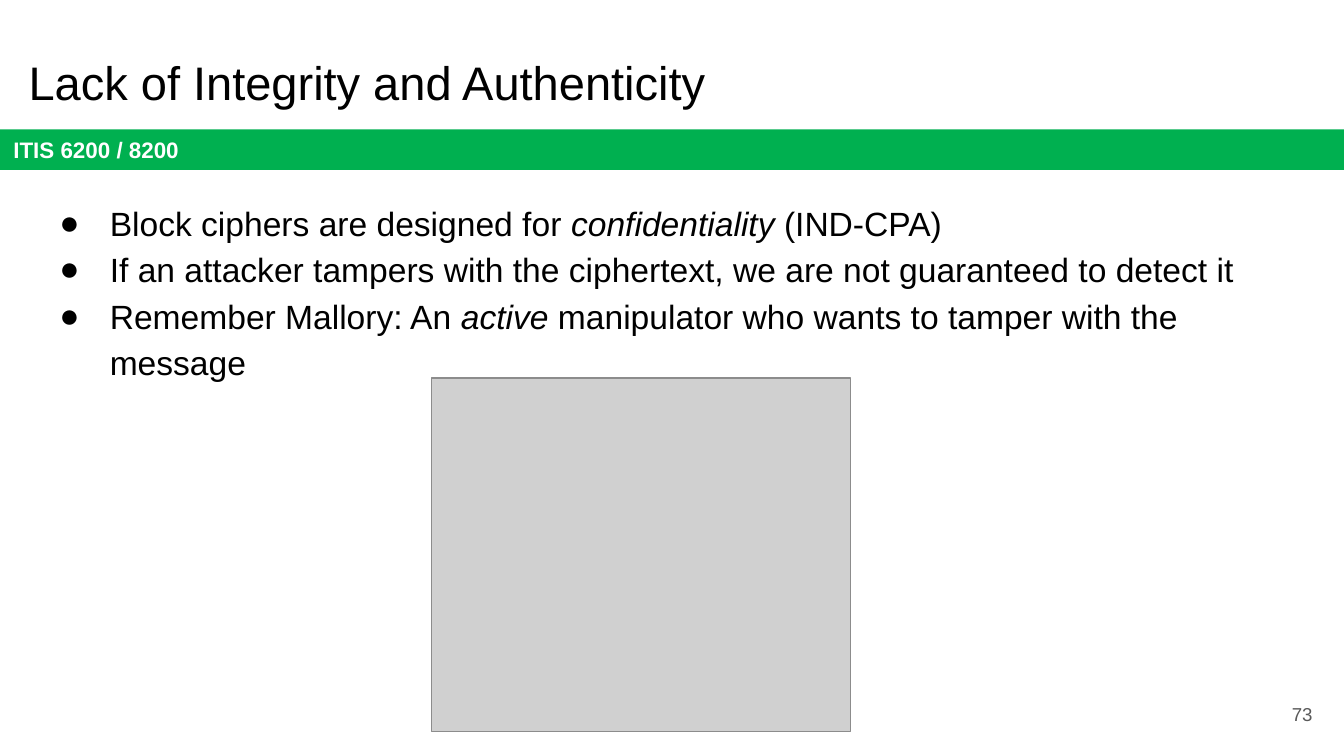
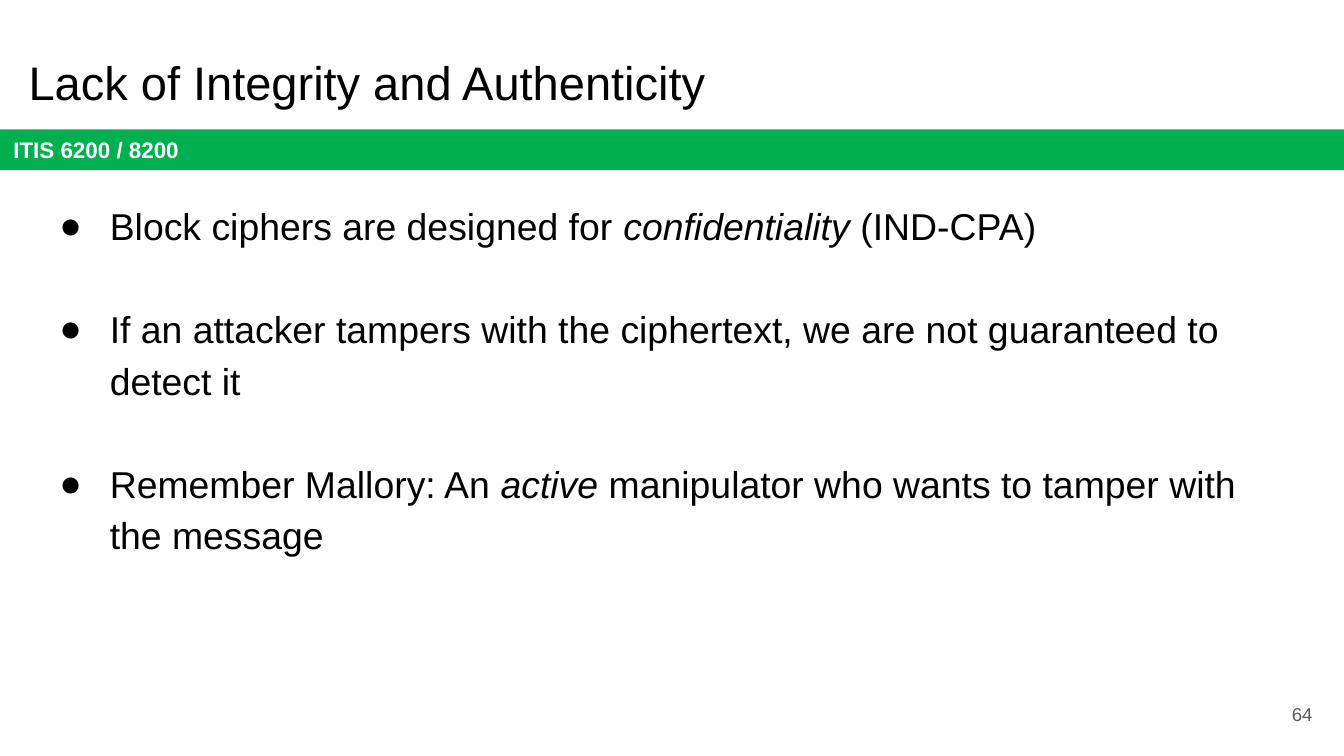
Before and after one commit to jx5c/github.io, a slide deck: slide 64 of teaching/ITIS6200/2023fa/lectures/lec03.pptx (slide 73 before the commit). Drawn at 1344x756 pixels with LibreOffice and Linux fonts; fonts in the diff are those of the drawing; grey boxes stand for pictures. Boxes give left, top, right and bottom in pixels: in the first picture for what was removed or moved away, otherwise in the second. Text is boxed around its words. In the diff, an @@ line names an element or a change of style, - is before the commit and + after.

```diff
--- a/teaching/ITIS6200/2023fa/lectures/lec03.pptx
+++ b/teaching/ITIS6200/2023fa/lectures/lec03.pptx
@@ text "Block ciphers are designed for ..." at (110, 213, 1235, 557): size 18 to 20 pt @@
@@ picture removed at (431, 378, 851, 731) @@
@@ page number at (1292, 708, 1313, 721): text changed @@
-73
+64
```
Also in this commit, not shown: 2 other slides changed, 9 slides removed, 1 other file.
